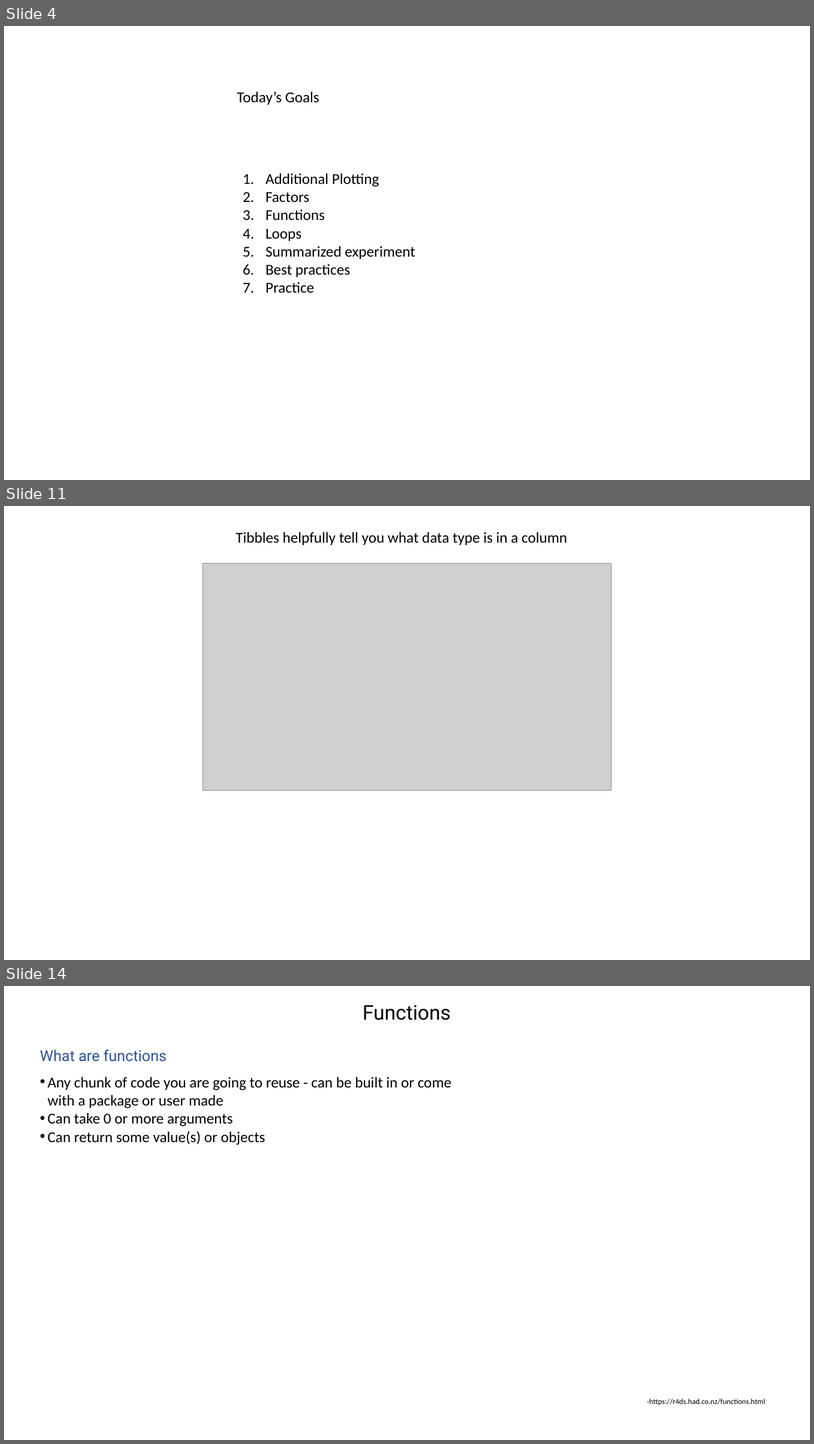
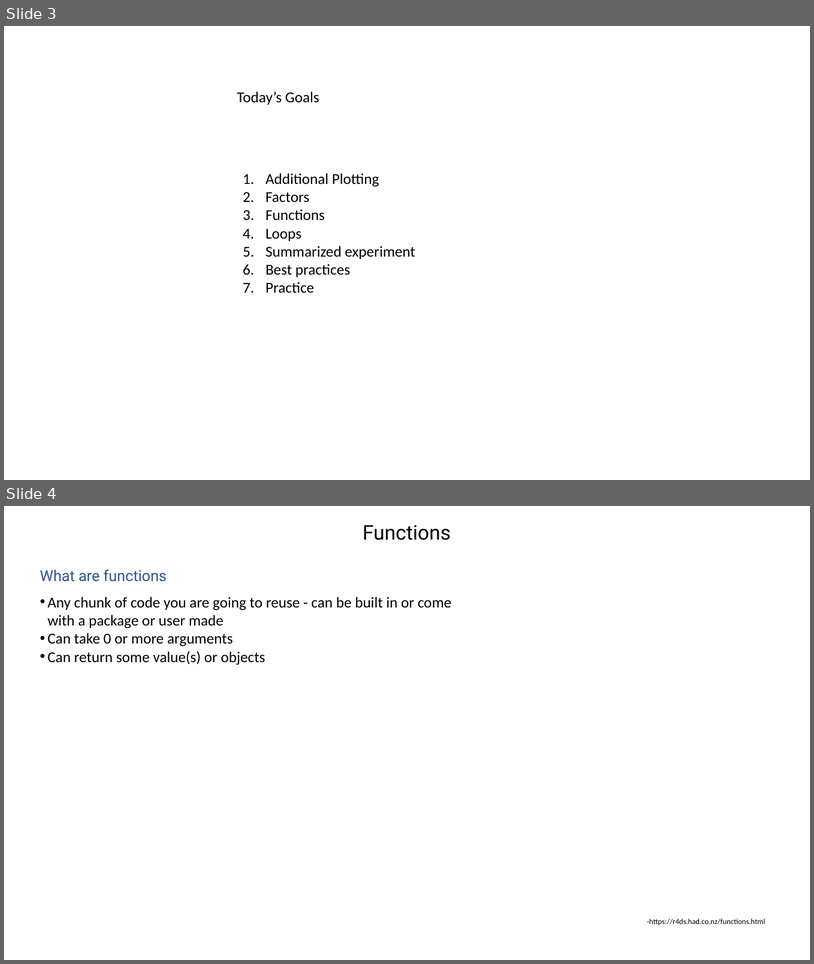
Before and after one commit to jraab/GNET749_RNAseq, a slide deck: lectures/2026_GNET749_Lecture3.pptx. Shown one above the other, each under a label of ours: slides 4, 11 and 14 before the commit, slides 3 and 4 after it; the slides between them are not shown. The pictures are 814x1444 and 814x964 pixels, drawn with LibreOffice and Linux fonts; fonts in the diff are those of the drawing; grey boxes stand for pictures. Boxes give left, top, right and bottom in pixels: in the first picture for what was removed or moved away, otherwise in the second. Text is boxed around its words. In the diff, an @@ line names an element or a change of style, - is before the commit and + after.

```diff
--- a/lectures/2026_GNET749_Lecture3.pptx
+++ b/lectures/2026_GNET749_Lecture3.pptx
@@ slide 11 removed at [4,506,810,960], background #FFFFFF @@
@@ text removed at [236,532,567,545] @@
-Tibbles helpfully tell you what data type is in a column
@@ picture removed at [203,564,611,790] @@
@@ what was slide 4 is now slide 3 @@
@@ what was slide 14 is now slide 4 @@
```
Also in this commit, not shown: 9 other slides removed, 1 other file.
